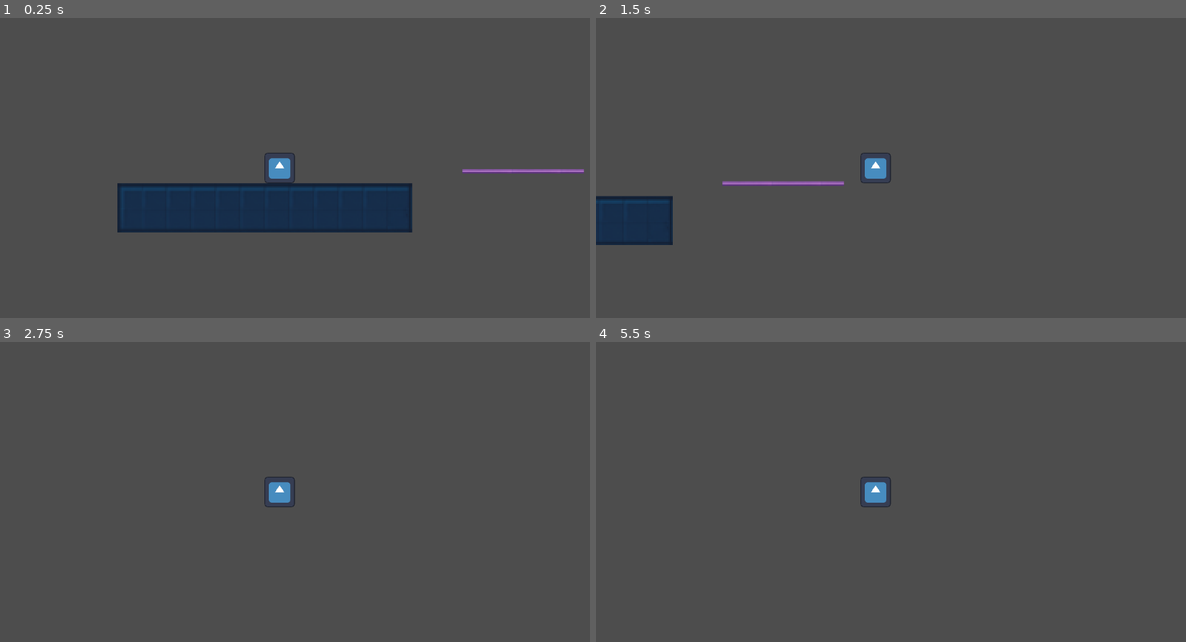
Above: before the commit, frames 1-4 (two rows, left to right).
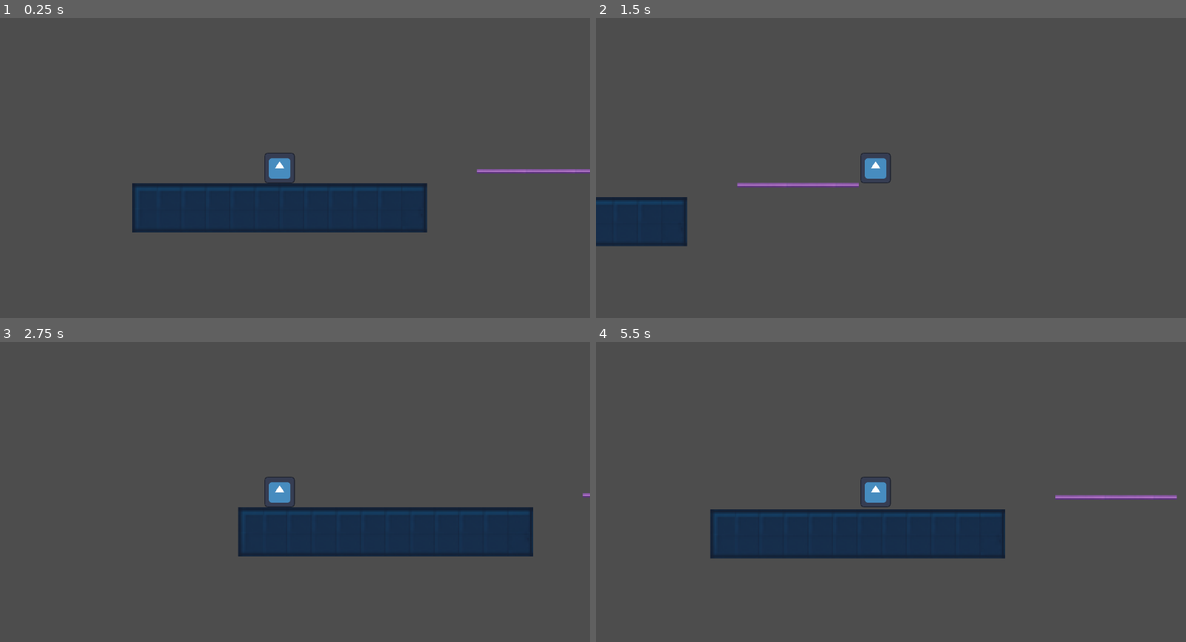
Above: after the commit, the same moments.

Repository: kartikeydino/Github_Project_Final_Prototype
Game: Godot game, scene res://scenes/game.tscn
Two runs of this game, one before a commit and one after it. Both use one fixed random seed, a clock stepped at 60 frames per second and the inputs below. The engine's default icon, where the game draws it, is replaced by a stand-in: a white triangle on a blue panel in a dark square.
Inputs:
- Up to frame 1 (0.25 s): no input
- Up to frame 2 (1.5 s): tap Enter at 0.5 s; hold Right (right) from 0.53 s (still down); tap Up (jump) at 0.77 s
- Up to frame 3 (2.75 s): tap Up (jump) at 1.52 s; release Right (right) at 2.03 s; hold Left (left) from 2.03 s (still down)
- Up to frame 4 (5.5 s): release Left (left) at 2.78 s; hold Right (right) 2.78-4.28 s; tap Up (jump) at 3.02, 3.77, 4.52 s; hold Left (left) 4.28-5.03 s; hold Right (right) from 5.03 s (still down)

The runs differ from the first frame. In frame 1, 0.9% of the frame differs, in the area x 19-100%, y 50-72%; in frame 2, 1.0%; in frame 3, 8.3%; in frame 4, 8.5%, in the area x 19-99%, y 51-73%.

Commit message:
started level 1
used paper we made in friday's meeting(11/7)

Diff:
--- a/scenes/game.tscn
+++ b/scenes/game.tscn
@@ -1,10 +1,21 @@
-[gd_scene load_steps=3 format=3 uid="uid://7y3nggd3g2wp"]
+[gd_scene load_steps=5 format=3 uid="uid://7y3nggd3g2wp"]
 
 [ext_resource type="PackedScene" uid="uid://ctojtks6xfkq2" path="res://scenes/level_1.tscn" id="2_io8us"]
 [ext_resource type="PackedScene" uid="uid://lnwsvasuetke" path="res://scenes/player.tscn" id="2_stp4v"]
+[ext_resource type="PackedScene" uid="uid://bjg0runvudcxx" path="res://scenes/killzone.tscn" id="3_idjg6"]
+
+[sub_resource type="WorldBoundaryShape2D" id="WorldBoundaryShape2D_3txi6"]
 
 [node name="game" type="Node2D"]
 
 [node name="Player" parent="." instance=ExtResource("2_stp4v")]
+position = Vector2(0, -13)
 
 [node name="game" parent="." instance=ExtResource("2_io8us")]
+
+[node name="killzone" parent="." instance=ExtResource("3_idjg6")]
+position = Vector2(1, -9)
+
+[node name="CollisionShape2D" type="CollisionShape2D" parent="killzone"]
+position = Vector2(-1, 110)
+shape = SubResource("WorldBoundaryShape2D_3txi6")
